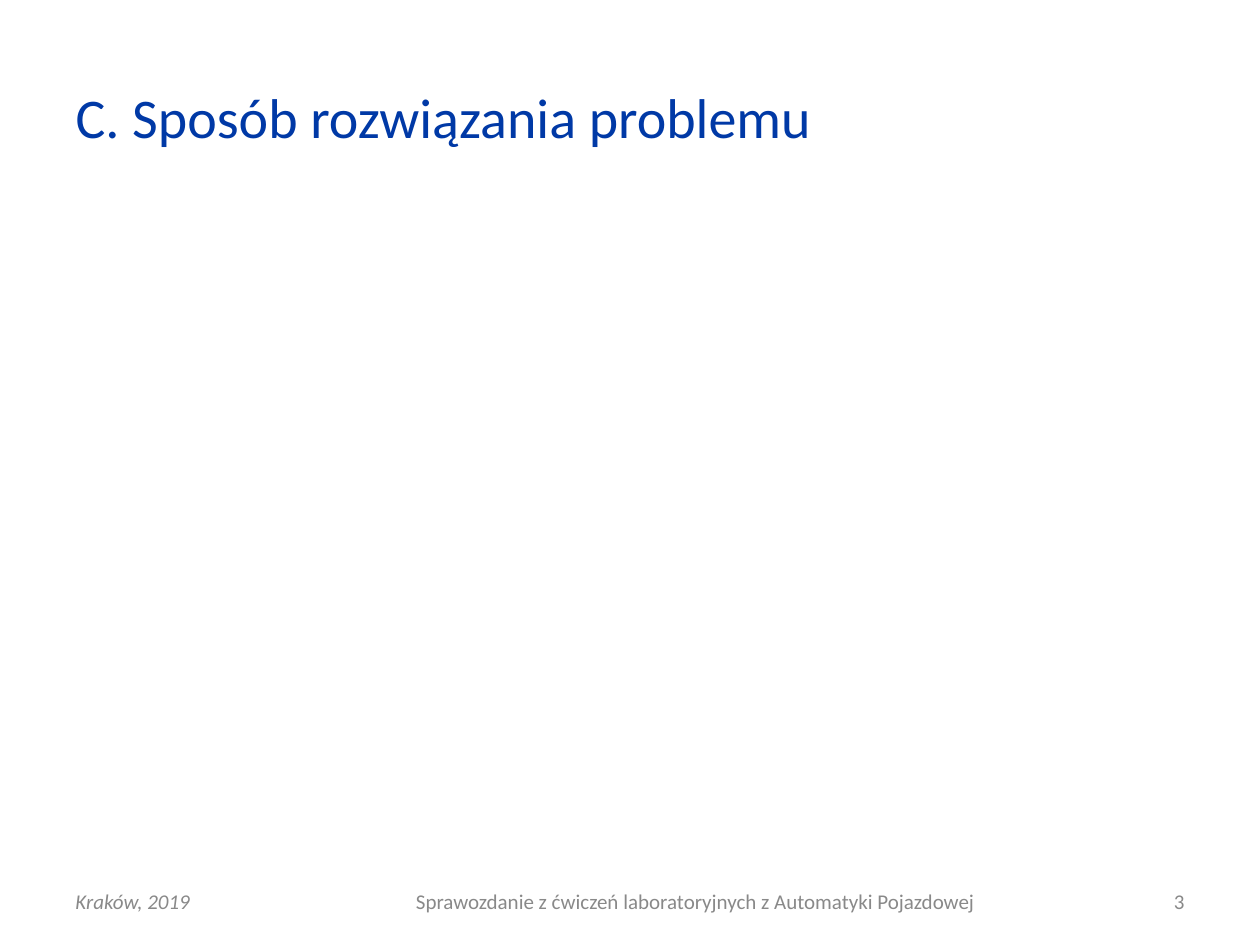
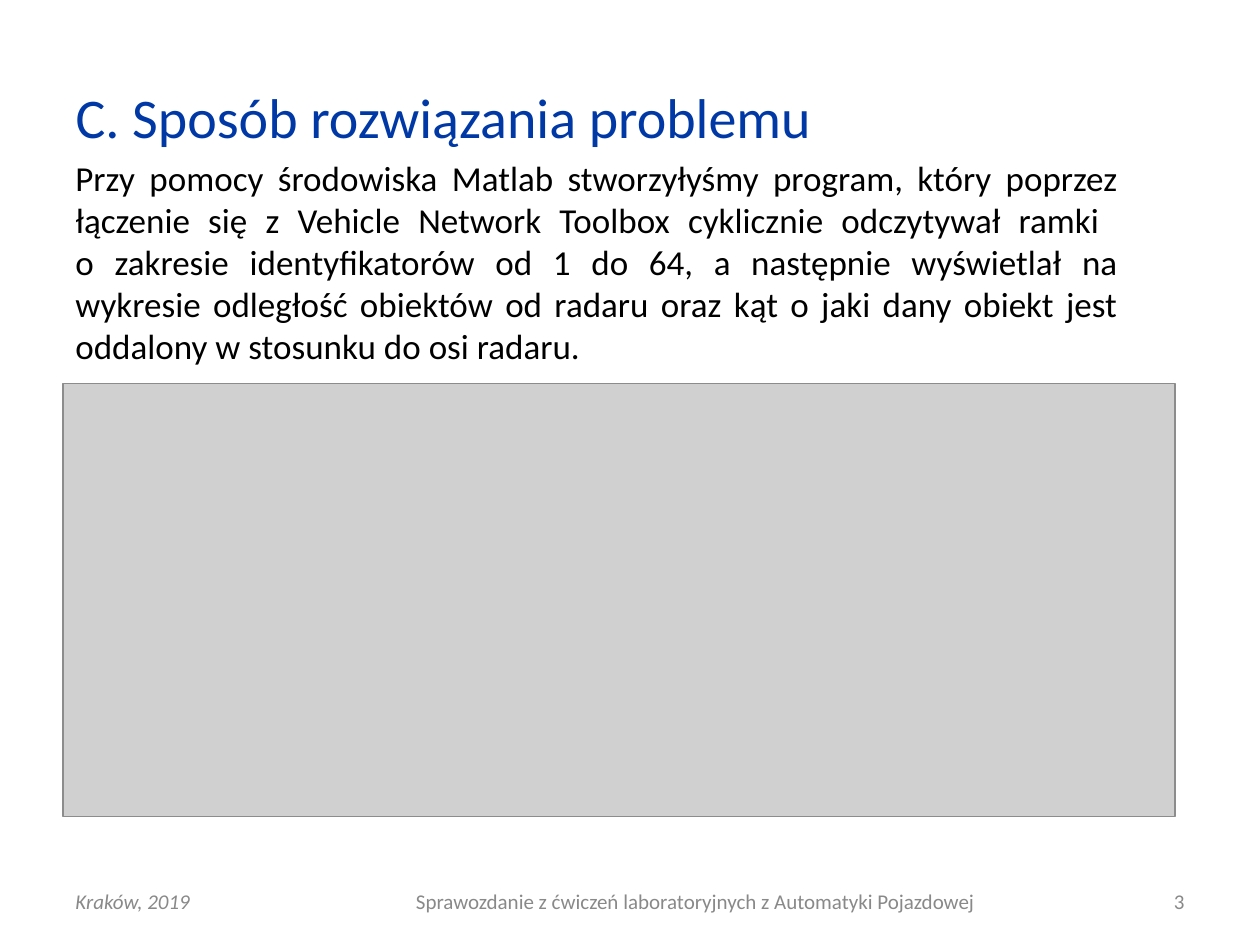
Before and after one commit to elfsonix/Automatyka-Pojazdowa, a slide deck: slide 3 of dzikie_koty/AP_L06_20190313_0930_G03.ppt. Drawn at 1260x945 pixels with LibreOffice and Linux fonts; fonts in the diff are those of the drawing; grey boxes stand for pictures. Boxes give left, top, right and bottom in pixels: in the first picture for what was removed or moved away, otherwise in the second. Text is boxed around its words. In the diff, an @@ line names an element or a change of style, - is before the commit and + after.

Commit message:
sformułowanie problemu

```diff
--- a/dzikie_koty/AP_L06_20190313_0930_G03.ppt
+++ b/dzikie_koty/AP_L06_20190313_0930_G03.ppt
@@ text added at (75,166,1118,365), 20 pt, text #000000 @@
+Przy pomocy środowiska Matlab stworzyłyśmy program, który poprzez łączenie się z Vehicle Network Toolbox cyklicznie odczytywał ramki
+o zakresie identyfikatorów od 1 do 64, a następnie wyświetlał na wykresie odległość obiektów od radaru oraz kąt o jaki dany obiekt jest oddalony w stosunku do osi radaru.
@@ picture added at (63,383,1174,816) @@
```
Also in this commit, not shown: 1 other file.
